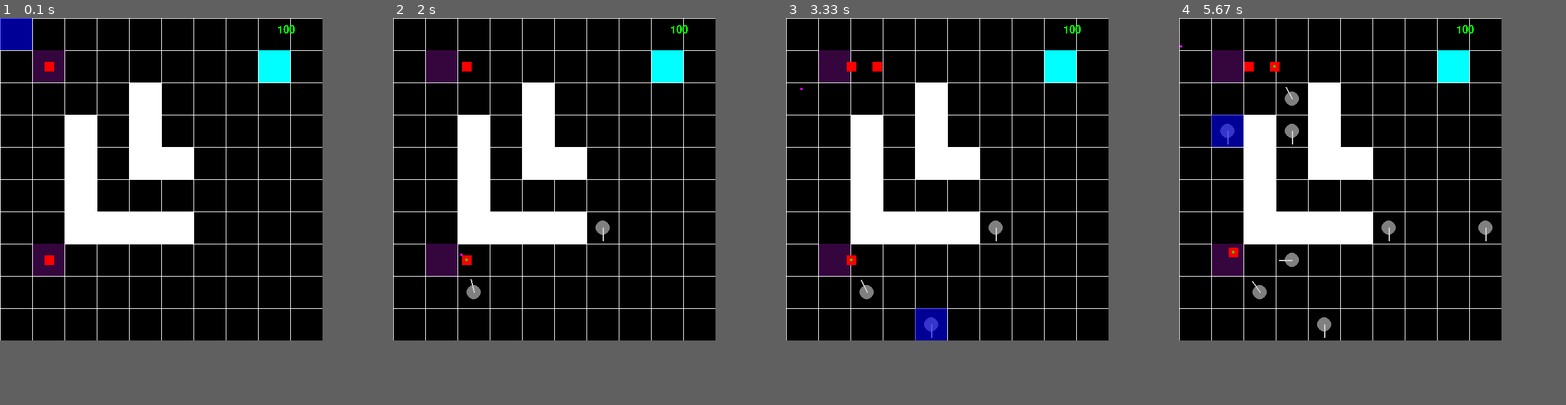
Above: before the commit, frames 1-4 (left to right).
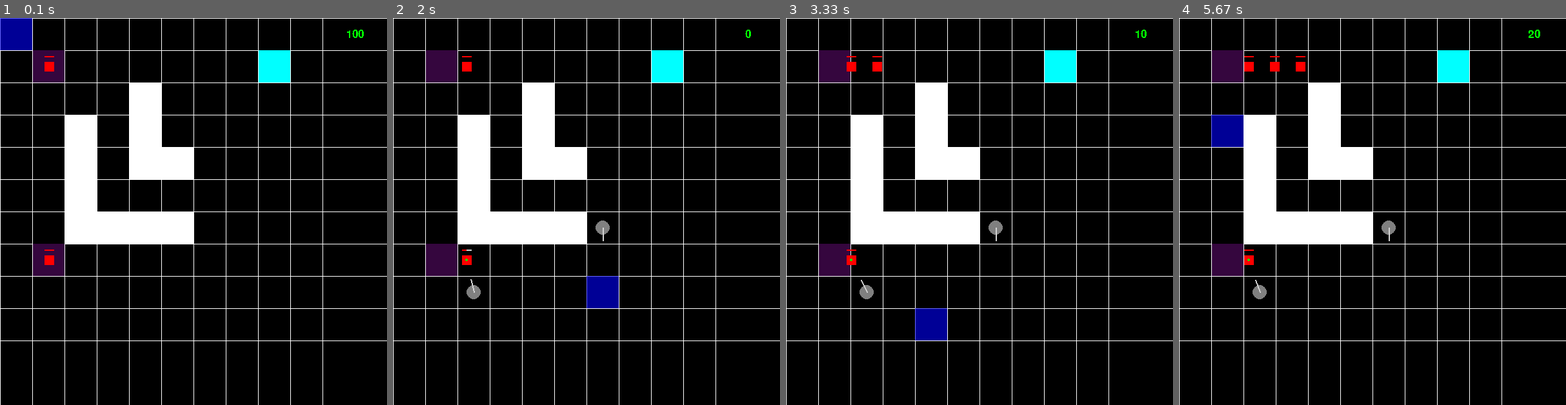
Above: after the commit, the same moments.

Repository: slalomsquid/Tower-Defence
Game: pygame game, started from main.py
The game is run twice, just before and just after one commit, with the same random seed, the same clock (stepped at 60 frames per second) and the same inputs.
Inputs (mouse positions are in pixels of both pictures, inside the frame that each line leads up to):
- Up to frame 1 (0.1 s): no input
- Up to frame 2 (2 s): click (586, 211) at 0.4 s; click (466, 304) at 0.73 s; press the mouse at (466, 304) at 1.03 s; move the mouse to (516, 308) at 1.13 s; release the mouse at (567, 312) at 1.27 s; press the mouse at (466, 304) at 1.37 s; move the mouse to (574, 288) at 1.47 s; release the mouse at (687, 273) at 1.6 s; press the mouse at (466, 304) at 1.7 s; move the mouse to (594, 308) at 1.8 s; release the mouse at (721, 312) at 1.93 s
- Up to frame 3 (3.33 s): press the mouse at (859, 304) at 2.03 s; move the mouse to (960, 223) at 2.13 s; release the mouse at (1060, 141) at 2.27 s; click (867, 137) at 2.4 s; press the mouse at (867, 137) at 2.7 s; move the mouse to (878, 141) at 2.8 s; release the mouse at (894, 141) at 2.93 s; click (921, 323) at 3.07 s
- Up to frame 4 (5.67 s): click (1287, 141) at 3.4 s; click (1295, 242) at 3.73 s; click (1279, 110) at 4.07 s; click (1484, 242) at 4.4 s; click (1295, 273) at 4.73 s; click (1244, 130) at 5.07 s; click (1229, 141) at 5.4 s
In our replay, the window is 500x500 before the commit and 600x600 after it. These sizes can differ from the game's own. Grey fills any space a smaller window leaves; there, only what the larger window draws over its background counts as a difference.

The runs differ from the first frame. In frame 1, 1.0% of the frame differs, in the area x 0-100%, y 0-100%; in frame 2, 1.7%; in frame 3, 1.1%; in frame 4, 1.9%.

Commit message:
Working bullets better

Diff:
--- a/classes.py
+++ b/classes.py
@@ -12,6 +12,7 @@
         self.height = size
         self.speed = speed
         self.block = [1,4,5,6,7,8]
+        self.max_health = health
         self.health = health
         self.damage = 10
 
@@ -83,9 +84,19 @@
 
     def draw(self):
         surf : pygame.Surface = pygame.Surface((constants.WIDTH, constants.HEIGHT), pygame.SRCALPHA)
+        grid_pos = pygameUtils.get_centre_pos_from_idx((self.x, self.y), constants.GRID_SIZE)
+        center_pos = np.array(grid_pos + np.array([self.rect.centerx, self.rect.centery]))
         enemy_rect = self.rect.copy()
-        enemy_rect.centerx, enemy_rect.centery = np.array(pygameUtils.get_centre_pos_from_idx((self.x, self.y), constants.GRID_SIZE)) + np.array([self.rect.centerx, self.rect.centery])
+        enemy_rect.centerx, enemy_rect.centery = center_pos
         pygame.draw.rect(surf, constants.RED, enemy_rect)
+        health_rect = pygame.Rect(0,0,15,2)
+        health_rect.center = (center_pos[0], center_pos[1]-self.height)
+        tl = health_rect.topleft
+        pygame.draw.rect(surf, constants.LIGHT_GREY, health_rect)
+        health_rect = pygame.Rect(0,0,15*(self.health/self.max_health),2)
+        health_rect.topleft = tl
+        pygame.draw.rect(surf, constants.RED, health_rect)
+
         return surf
 
 class Player():
@@ -161,9 +172,12 @@
 
         for enemy in enemies:
             # enemy_pos = pygameUtils.get_centre_pos_from_idx(enemy.x, enemy.y)
-            enemy_pos = pygameUtils.get_centre_pos_from_idx((enemy.x, enemy.y), constants.GRID_SIZE)
-            if pygameUtils.get_distance_between(tuple(enemy_pos), tuple(self.pos)) < enemy.height:
-                enemies.remove(enemy)
+            enemy_grid_pos = pygameUtils.get_centre_pos_from_idx((enemy.x, enemy.y), constants.GRID_SIZE)
+            enemy_center_pos = np.array(enemy_grid_pos + np.array([enemy.rect.centerx, enemy.rect.centery]))
+            if pygameUtils.get_distance_between(tuple(enemy_center_pos), tuple(self.pos)) < enemy.height:
+                enemy.health -= self.damage
+                if enemy.health <= 0:
+                    enemies.remove(enemy)
                 self.kill = True
                 break
 
@@ -177,6 +191,7 @@
         self.x : int = coord[0]
         self.y : int = coord[1]
         self.rect = pygame.Rect(self.x, self.y, constants.GRID_SIZE, constants.GRID_SIZE)
+        self.max_health = health
         self.health = health
         self.frequency : float = frequency
         self.angle : float = 0.0
@@ -237,7 +252,7 @@
 
                 # 5. Shooting Logic
                 if self.time_since_last >= self.frequency:
-                    bullets.append(Bullet(self.center, 2, 10, pygameUtils.angle_to_vector(self.angle), 100))
+                    bullets.append(Bullet(self.center, 2, 10, pygameUtils.angle_to_vector(self.angle+random.randrange(-1,1)*0.5), 50))
                     self.time_since_last = 0.0
 
             # else:
@@ -263,7 +278,8 @@
 
     def move_to_mouse(self, pos : tuple):
         coord = pygameUtils.get_grid_index(pos, constants.GRID_SIZE)
-        self.x, self.y = coord
+        if coord[0] <= constants.GRID_X and coord[1] <= constants.GRID_Y:
+            self.x, self.y = coord
 
     def place(self, pos : tuple, turrets : list[Turret], array, spawners : list[Spawner], tower : Tower):
         coord = pygameUtils.get_grid_index(pos, constants.GRID_SIZE)
--- a/constants.py
+++ b/constants.py
@@ -2,10 +2,12 @@
 import pygame
 
 FPS = 20
-WIDTH, HEIGHT = 500, 500
+WIDTH, HEIGHT = 600, 600
 ORIGIN = [WIDTH//2, HEIGHT//2]
 
 GRID_SIZE : int = 50
+GRID_X = 9
+GRID_Y = 9
 
 BLACK = (0, 0, 0)
 WHITE = (255, 255, 255)
--- a/main.py
+++ b/main.py
@@ -27,6 +27,13 @@
                 # case 4:
                 #     pygame.draw.circle(SCREEN, constants.GREY, pygameUtils.get_centre_pos_from_idx((col_idx, row_idx), constants.GRID_SIZE), constants.GRID_SIZE//2-1)
 
+    pygame.draw.line(SCREEN, constants.WHITE, (len(array[0])*constants.GRID_SIZE,0), (len(array[0])*constants.GRID_SIZE,constants.HEIGHT))
+    pygame.draw.line(SCREEN, constants.WHITE, (0, len(array)*constants.GRID_SIZE), (constants.WIDTH, len(array)*constants.GRID_SIZE))
+
+    for bullet in bullets:
+        pygame.draw.circle(SCREEN, constants.PURPLE, (bullet.pos), 2)
+
+
     for enemy in enemies:
         # # enemy_rect = pygame.Rect(0,0, enemy.width, enemy.height)
         # enemy_rect = enemy.rect.copy()
@@ -43,9 +50,6 @@
         surf : pygame.Surface = turret.draw()
         SCREEN.blit(surf, (0,0))
 
-    for bullet in bullets:
-        pygame.draw.circle(SCREEN, constants.PURPLE, (bullet.pos), 2)
-
     # left here so i dont forget how to make them
     # player_rect = pygame.Rect(player.x*constants.GRID_SIZE+player.rect.x,player.y*constants.GRID_SIZE+player.rect.y,player.rect.w,player.rect.h)
     # player_rect = player.rect.copy()
@@ -55,7 +59,9 @@
     for point in points:
         pygame.draw.circle(SCREEN, constants.GREEN, point, 2)
 
-    pygameUtils.render_text(str(money), (constants.WIDTH-70, 10), constants.GREEN, SCREEN, 25)
+    money_pos : list = list(pygameUtils.get_centre_pos_from_idx((len(array[0])+2, 0), constants.GRID_SIZE))
+    money_pos[0] -= 1.5*constants.GRID_SIZE
+    pygameUtils.render_text(str(money), money_pos, constants.GREEN, SCREEN, 25, True)
 
     cursor_rect = cursor.rect.copy()
     cursor_rect.centerx, cursor_rect.centery = pygameUtils.get_centre_pos_from_idx((cursor.x, cursor.y), constants.GRID_SIZE)
@@ -110,7 +116,7 @@
     #     [1,1,1,1,1,1,1,1,1,1]
     # ]
 
-    map_array = [
+    map_array : list[list] = [
         [0,0,0,0,0,0,0,0,0,0],
         [0,2,0,0,0,0,0,0,3,0],
         [0,0,0,0,1,0,0,0,0,0],
@@ -183,7 +189,9 @@
                 case pygame.MOUSEBUTTONDOWN:
                     match event.button:
                         case 1: # 1 represents the left mouse button
-                            cursor.place(mouse_pos, turrets, map_array, spawners, tower)
+                            if money >= 50:
+                                cursor.place(mouse_pos, turrets, map_array, spawners, tower)
+                                money -= 50
                 case pygame.KEYDOWN:
                     if any(event.key == key for key in keybinds.shoot):
                         # bullet = Bullet(player.rect.centerx, player.rect.centery, player.rotation, 5)
@@ -208,9 +216,16 @@
         for turret in turrets:
             points += turret.update(delta_time, enemies, bullets)
 
+        num_enemy = len(enemies)
+
         for bullet in bullets:
             bullet.update(delta_time, enemies)
 
+        new_num_enemy = len(enemies)
+
+        if new_num_enemy < num_enemy:
+            money += 10 * -(new_num_enemy-num_enemy)
+
         bullets[:] = [b for b in bullets if not getattr(b, 'kill', False)]
 
         draw(map_array, enemies, turrets, bullets, points, money, cursor)
